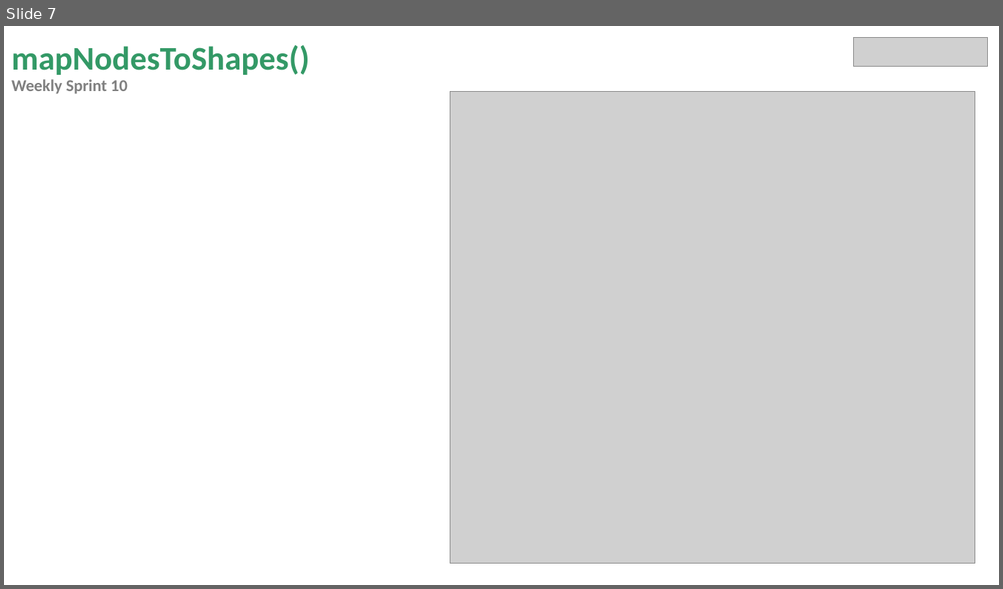
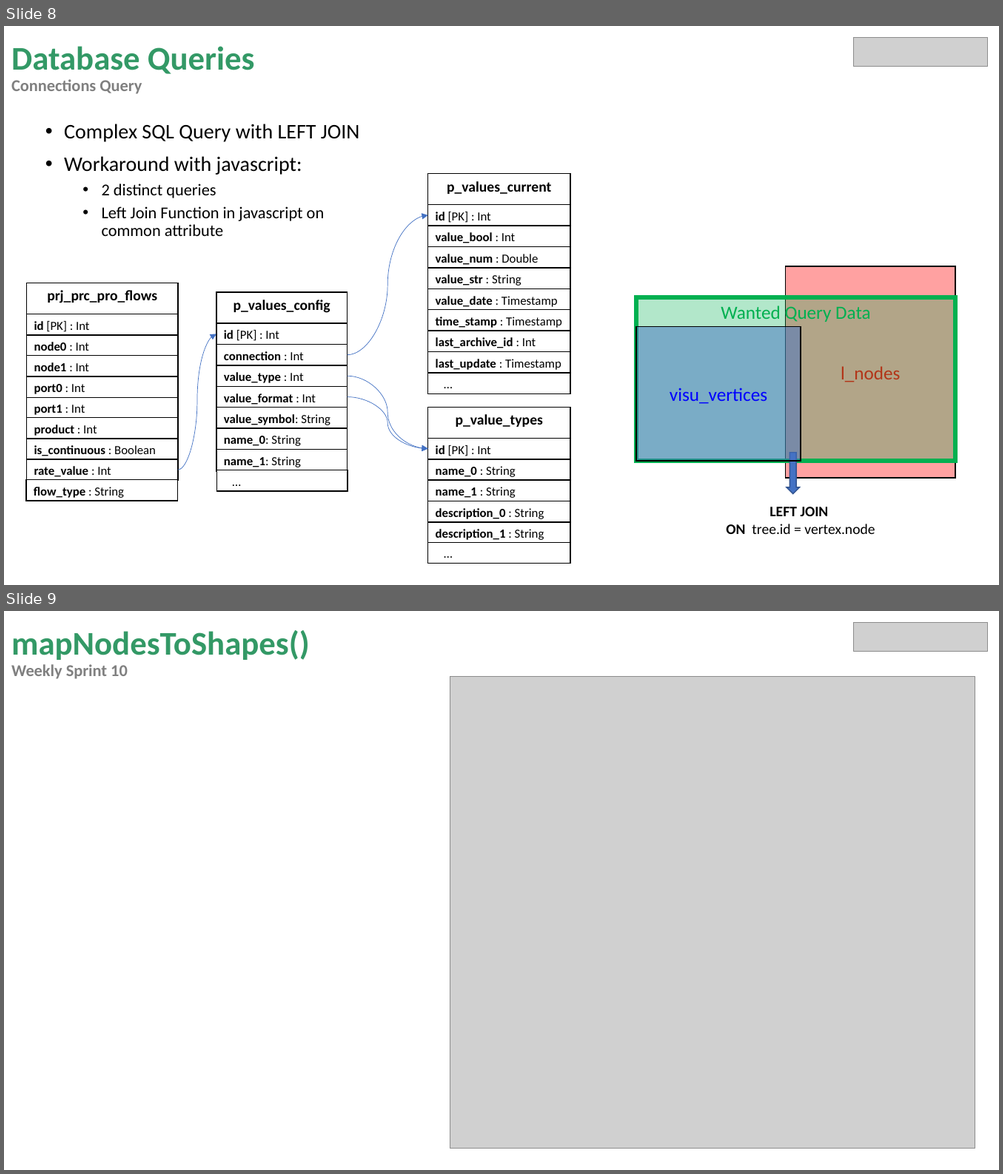
Before and after one commit to miguelrk/tum-mw-bachelorarbeit, a slide deck: 3 Entwicklungsphase/weekly_meeting_11.pptx. Shown one above the other, each under a label of ours: slide 7 before the commit, slides 8 and 9 after it. The pictures are 1003x589 and 1003x1174 pixels, drawn with LibreOffice and Linux fonts; fonts in the diff are those of the drawing; grey boxes stand for pictures. Boxes give left, top, right and bottom in pixels: in the first picture for what was removed or moved away, otherwise in the second. Text is boxed around its words. In the diff, an @@ line names an element or a change of style, - is before the commit and + after.

```diff
--- a/3 Entwicklungsphase/weekly_meeting_11.pptx
+++ b/3 Entwicklungsphase/weekly_meeting_11.pptx
@@ slide 8 added at (4, 26, 999, 585), background #FFFFFF @@
@@ title added at (11, 46, 255, 94), 16 pt, text #808080, bold @@
+Database Queries
+Connections Query
@@ picture added at (854, 37, 988, 66) @@
@@ text added at (64, 124, 360, 236), 16 pt, text #000000 @@
+• Complex SQL Query with LEFT JOIN
+• Workaround with javascript:
+  • 2 distinct queries
+  • Left Join Function in javascript on common attribute
@@ curved arrow added from (347, 355) to (428, 215), #4472C4 0.5 pt @@
@@ rectangle added at (785, 266, 956, 478), fill #FF0000 at 37% opacity, outline #000000 1 pt, 18 pt, text #FF0000 @@
+l_nodes
@@ rectangle added at (636, 298, 956, 462), fill #00B050 at 30% opacity, outline #00B050 4.5 pt, 18 pt, text #00B050 @@
+Wanted Query Data
@@ curved arrow added from (178, 470) to (216, 334), #4472C4 0.5 pt @@
@@ rectangle added at (636, 326, 800, 461), fill #4472C4 at 50% opacity, outline #000000 1 pt, 18 pt, text #0000FF @@
+visu_vertices
@@ curved arrow added from (347, 376) to (428, 449), #4472C4 0.5 pt @@
@@ group added at (428, 174, 570, 394): 10 rectangles @@
+p_values_current
+id [PK] : Int
+value_bool : Int
+value_num : Double
+value_str : String
+value_date : Timestamp
+time_stamp : Timestamp
+last_archive_id : Int
+last_update : Timestamp
+…
@@ curved arrow added from (347, 397) to (428, 449), #4472C4 0.5 pt @@
@@ down arrow added at (787, 453, 800, 494), fill #4472C4, outline #325491 1 pt @@
@@ group added at (26, 284, 178, 501): 10 rectangles @@
+prj_prc_pro_flows
+id [PK] : Int
+node0 : Int
+node1 : Int
+port0 : Int
+port1 : Int
+is_continuous : Boolean
+product : Int
+rate_value : Int
+flow_type : String
@@ group added at (216, 292, 347, 491): 9 rectangles @@
+p_values_config
+id [PK] : Int
+connection : Int
+value_type : Int
+value_format : Int
+value_symbol: String
+name_0: String
+name_1: String
+…
@@ text added at (726, 507, 874, 534), 14 pt, text #000000 @@
+LEFT JOIN
+ON tree.id = vertex.node
@@ group added at (428, 407, 570, 564): 7 rectangles @@
+p_value_types
+id [PK] : Int
+name_0 : String
+name_1 : String
+description_0 : String
+description_1 : String
+…
@@ what was slide 7 is now slide 9 @@
```
Also in this commit, not shown: 1 slide changed, 2 other slides added, 3 other files.
